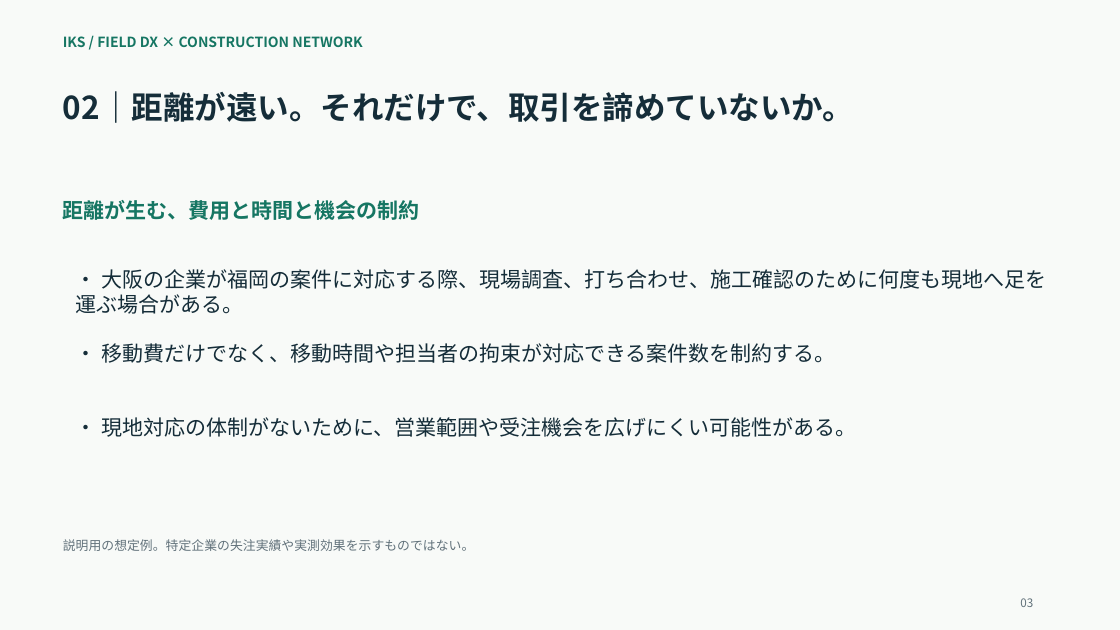
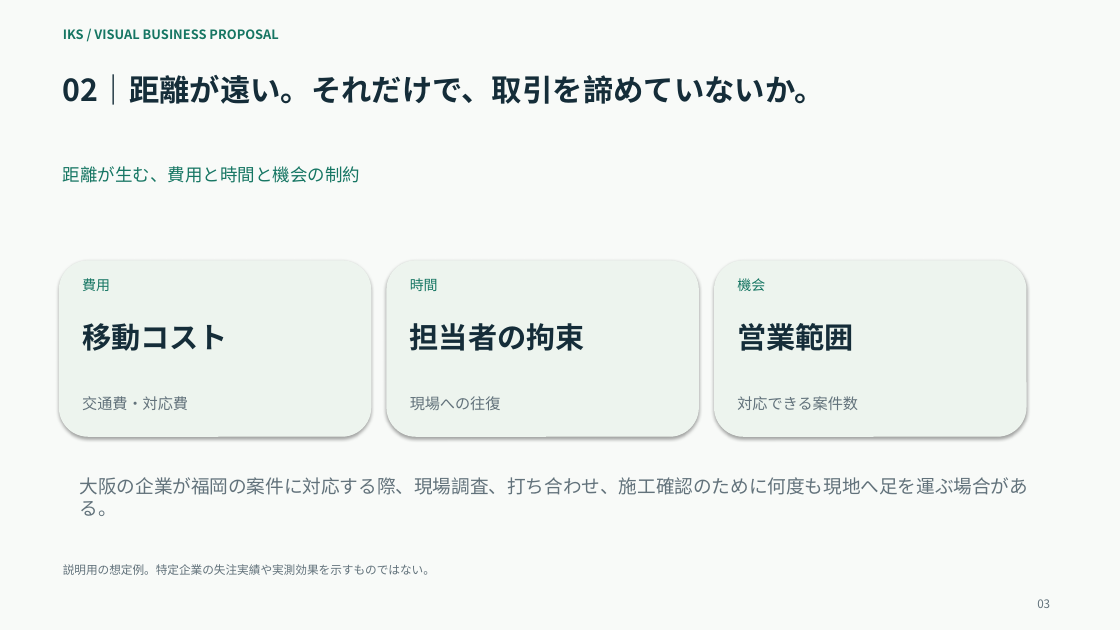
Before and after one commit to kametyosu/IKS-HP, a slide deck: slide 3 of proposal.pptx. Drawn at 1120x630 pixels with LibreOffice and Linux fonts; fonts in the diff are those of the drawing. Boxes give left, top, right and bottom in pixels: in the first picture for what was removed or moved away, otherwise in the second. Text is boxed around its words. In the diff, an @@ line names an element or a change of style, - is before the commit and + after.

```diff
--- a/proposal.pptx
+++ b/proposal.pptx
@@ text at [63,29,278,39]: text changed; size 12 to 11 pt @@
-IKS / FIELD DX × CONSTRUCTION NETWORK
+IKS / VISUAL BUSINESS PROPOSAL
@@ text "02｜距離が遠い。それだけで、取引を諦めていないか。": place and size @@
-text "02｜距離が遠い。それだけで、取引を諦めていないか。" at [63,91,854,123]
+text "02｜距離が遠い。それだけで、取引を諦めていないか。" at [63,74,825,105]
@@ text "02｜距離が遠い。それだけで、取引を諦めていないか。" at [63,74,825,105]: size 27 to 26 pt @@
@@ text "距離が生む、費用と時間と機会の制約": place and size @@
-text "距離が生む、費用と時間と機会の制約" at [63,200,420,220]
+text "距離が生む、費用と時間と機会の制約" at [63,166,360,183]
@@ text "距離が生む、費用と時間と機会の制約" at [63,166,360,183]: size 18 to 15 pt, bold off @@
@@ rounded rectangle added at [59,260,371,437], fill #EDF4EE @@
@@ rounded rectangle added at [386,260,699,437], fill #EDF4EE @@
@@ rounded rectangle added at [714,260,1027,437], fill #EDF4EE @@
@@ text added at [82,278,110,291], 12 pt, text #167663 @@
+費用
@@ text added at [410,278,438,291], 12 pt, text #167663 @@
+時間
@@ text added at [737,278,765,291], 12 pt, text #167663 @@
+機会
@@ text added at [82,323,228,351], 25 pt, text #152D39, bold @@
+移動コスト
@@ text added at [410,323,585,351], 25 pt, text #152D39, bold @@
+担当者の拘束
@@ text added at [737,323,854,351], 25 pt, text #152D39, bold @@
+営業範囲
@@ text removed at [101,343,836,363] @@
-• 移動費だけでなく、移動時間や担当者の拘束が対応できる案件数を制約する。
@@ text added at [82,396,188,410], 13 pt, text #62727B @@
+交通費・対応費
@@ text removed at [101,417,856,437] @@
-• 現地対応の体制がないために、営業範囲や受注機会を広げにくい可能性がある。
@@ text added at [410,396,501,410], 13 pt, text #62727B @@
+現場への往復
@@ text added at [737,396,858,410], 13 pt, text #62727B @@
+対応できる案件数
@@ text at [80,477,1028,516]: text changed; size 18 to 16 pt; text colour #152D39 to #62727B @@
-• 大阪の企業が福岡の案件に対応する際、現場調査、打ち合わせ、施工確認のために何度も現地へ足を運ぶ場合がある。
+大阪の企業が福岡の案件に対応する際、現場調査、打ち合わせ、施工確認のために何度も現地へ足を運ぶ場合がある。
@@ text "説明用の想定例。特定企業の失注実績や実測効果を示すものではない。": place and size @@
-text "説明用の想定例。特定企業の失注実績や実測効果を示すものではない。" at [63,539,475,551]
+text "説明用の想定例。特定企業の失注実績や実測効果を示すものではない。" at [63,564,435,575]
@@ text "説明用の想定例。特定企業の失注実績や実測効果を示すものではない。" at [63,564,435,575]: size 11 to 10 pt @@
@@ text "03": place and size @@
-text "03" at [1020,598,1033,607]
+text "03" at [1037,599,1050,608]
```
Also in this commit, not shown: 8 other slides changed, 1 slide added, 1 slide removed, 4 other files.
